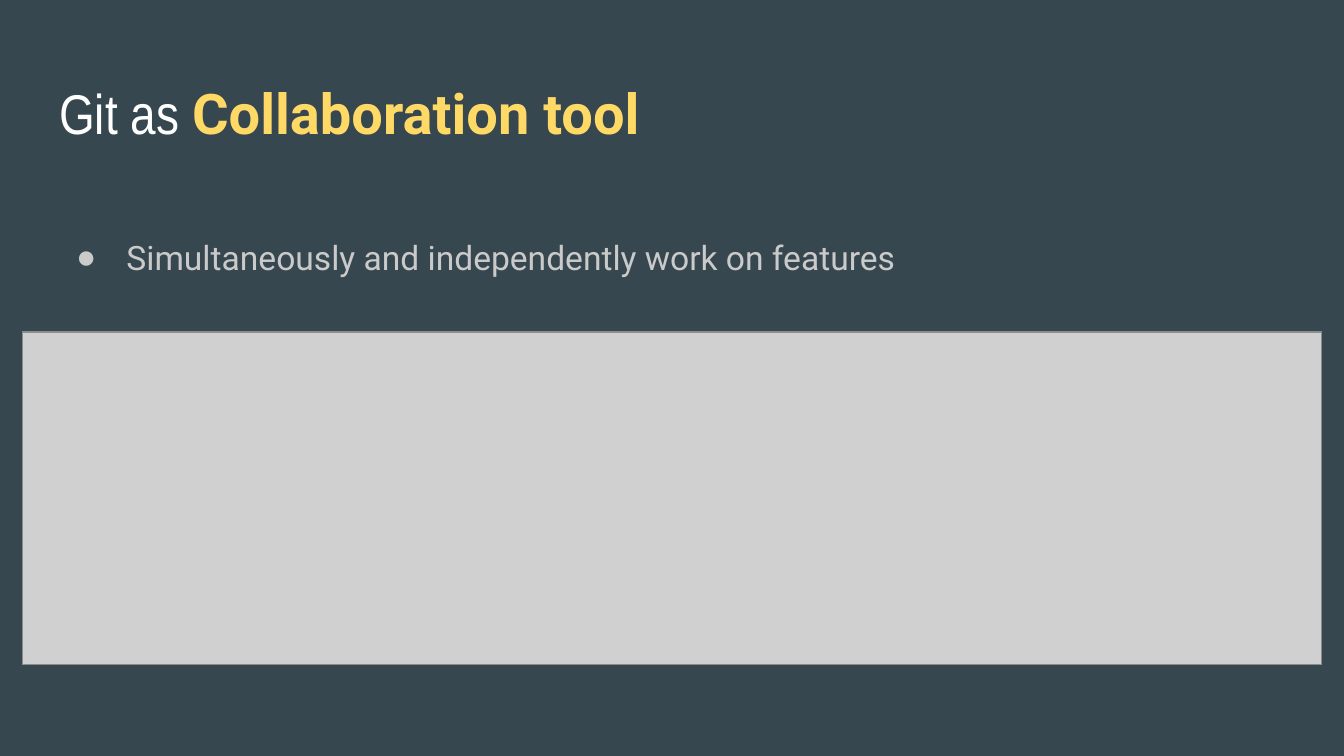
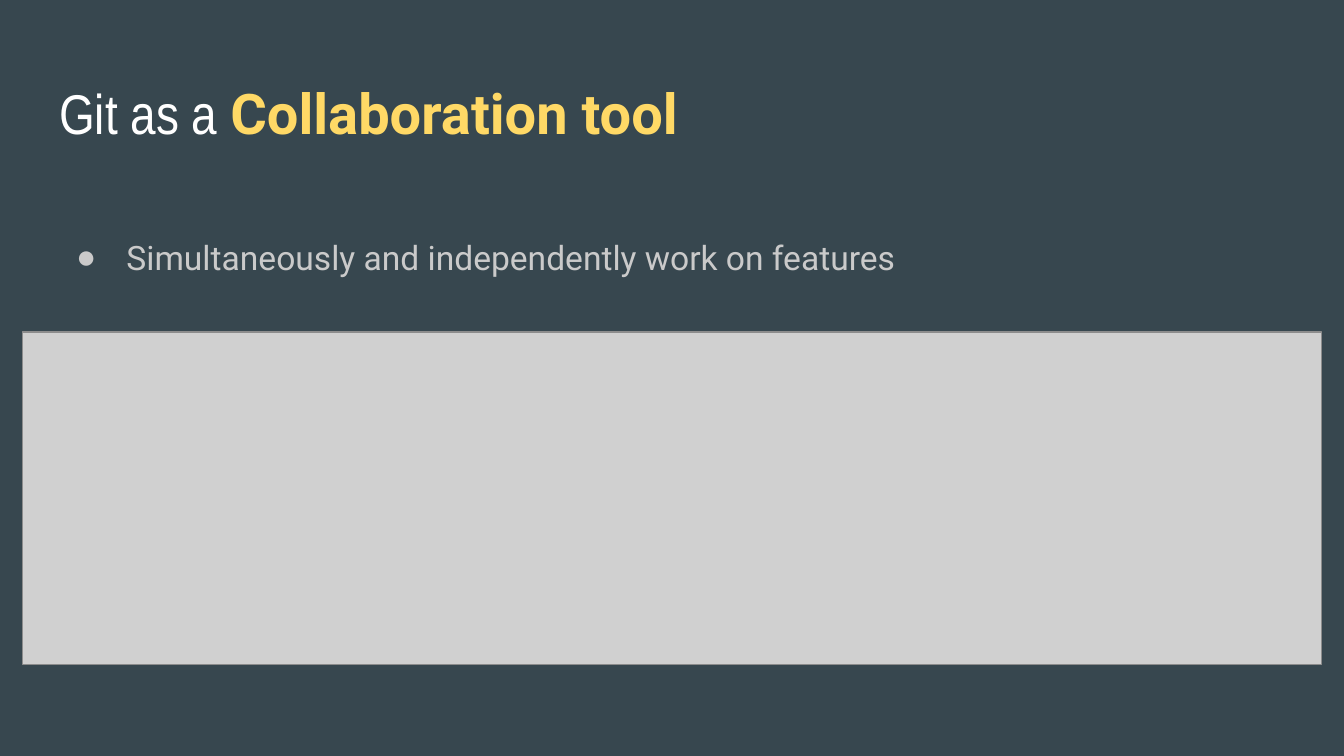
Before and after one commit to katannyak/WorkshopMaterials, a slide deck: slide 9 of git/hwt_study_git_intro.pptx. Drawn at 1344x756 pixels with LibreOffice and Linux fonts; fonts in the diff are those of the drawing; grey boxes stand for pictures. Boxes give left, top, right and bottom in pixels: in the first picture for what was removed or moved away, otherwise in the second. Text is boxed around its words. In the diff, an @@ line names an element or a change of style, - is before the commit and + after.

```diff
--- a/git/hwt_study_git_intro.pptx
+++ b/git/hwt_study_git_intro.pptx
@@ title at (59, 92, 678, 135): text changed @@
-Git as Collaboration tool
+Git as a Collaboration tool
```
Also in this commit, not shown: 14 other slides changed, 5 slides added, 1 slide removed, 1 other file.
